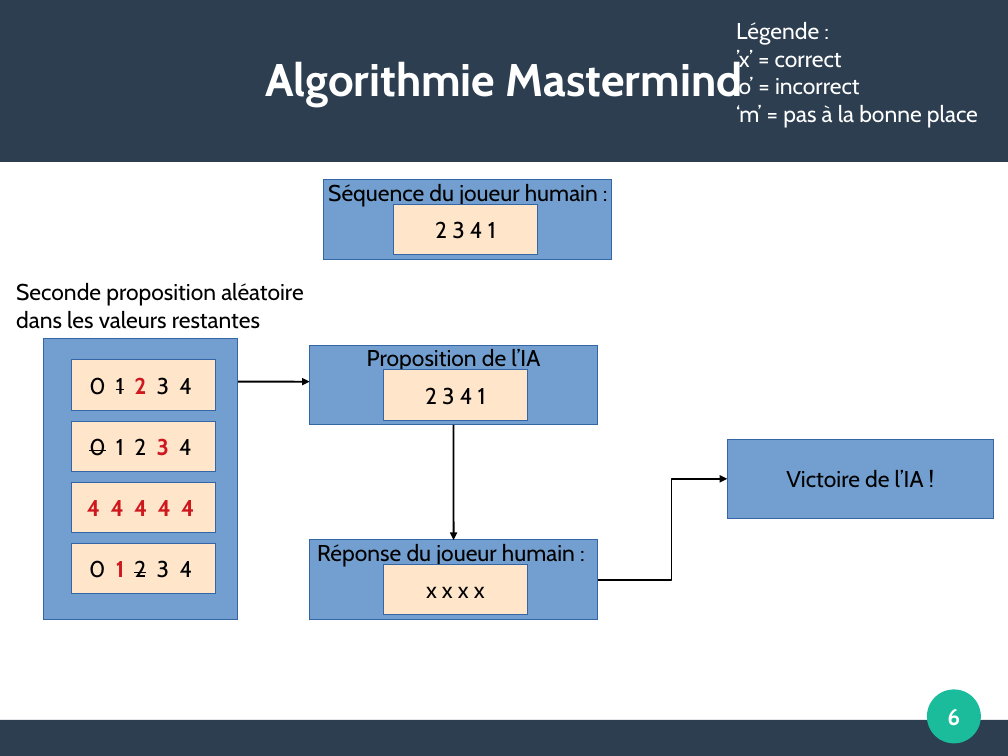
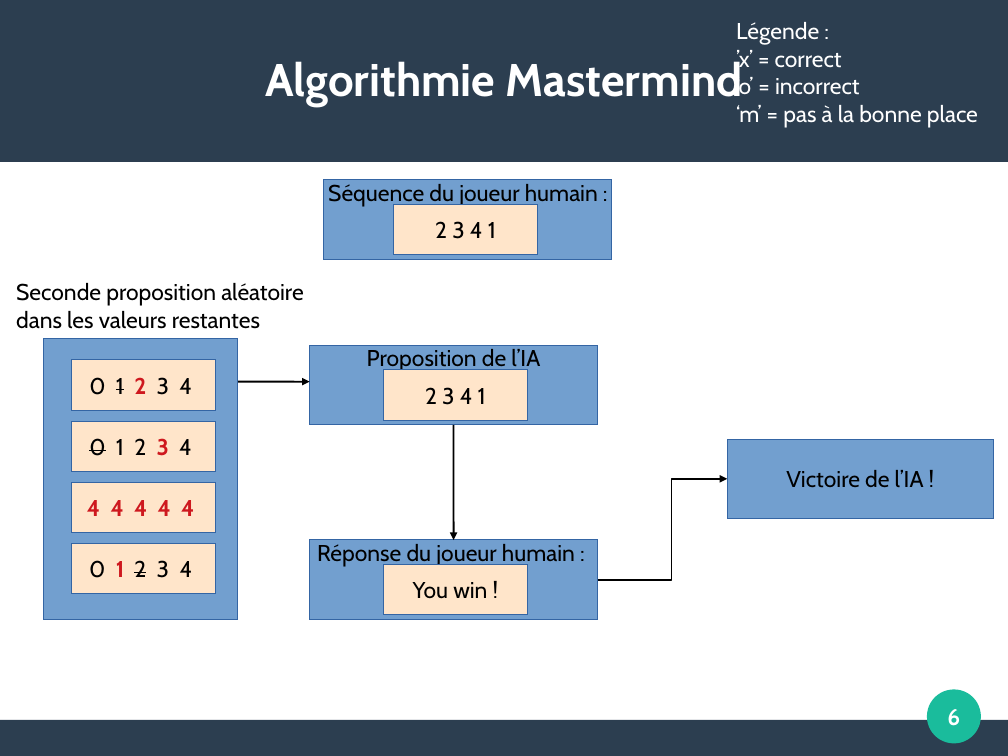
Before and after one commit to Andryl99/Elikta-s-Game, a slide deck: slide 6 of APP_presentation.odp. Drawn at 1008x756 pixels with LibreOffice and Linux fonts; fonts in the diff are those of the drawing. Boxes give left, top, right and bottom in pixels: in the first picture for what was removed or moved away, otherwise in the second. Text is boxed around its words. In the diff, an @@ line names an element or a change of style, - is before the commit and + after.

```diff
--- a/APP_presentation.odp
+++ b/APP_presentation.odp
@@ text in rectangle at bbox=[413, 582, 487, 599]: text changed @@
-x x x x
+You win !
```
Also in this commit, not shown: 1 other slide changed, 1 other file.
